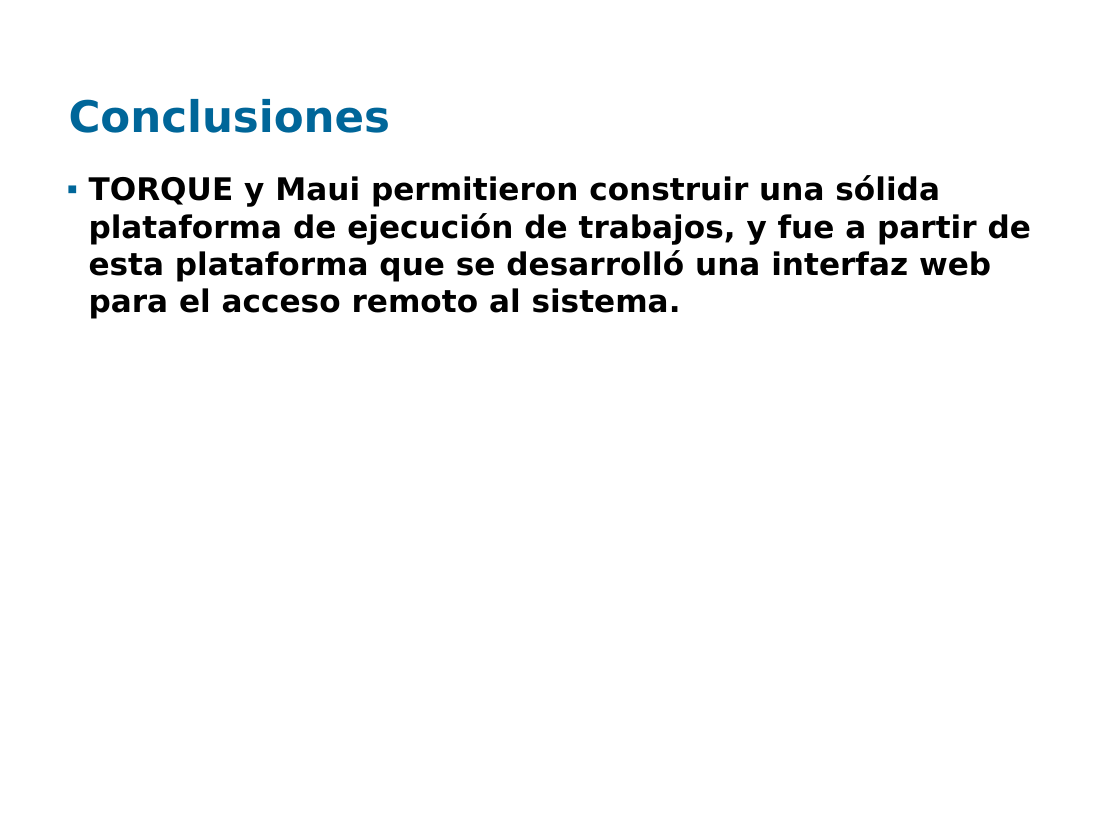
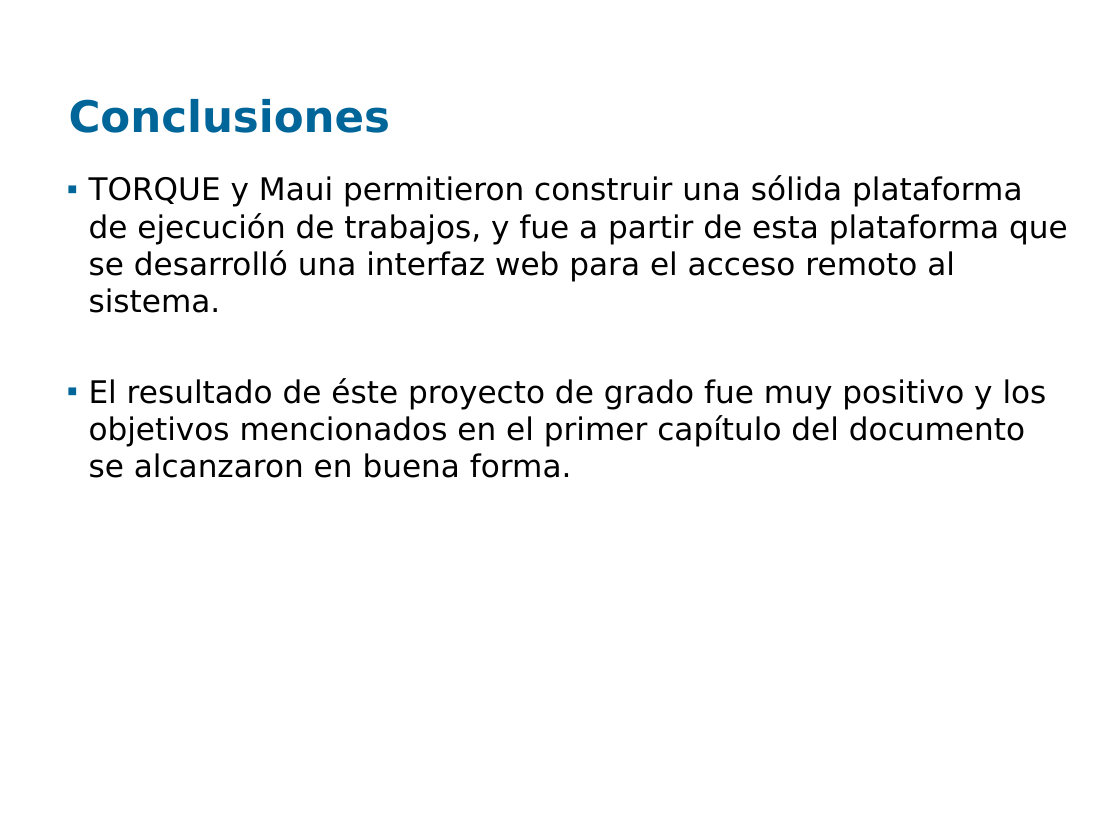
Before and after one commit to santiago-iturriaga/pgruso2007, a slide deck: slide 35 of Documentacion/Presentación Fenton - Final.ppt. Drawn at 1120x840 pixels with LibreOffice and Linux fonts; fonts in the diff are those of the drawing; background and template pictures are left out. Boxes give left, top, right and bottom in pixels: in the first picture for what was removed or moved away, otherwise in the second. Text is boxed around its words. In the diff, an @@ line names an element or a change of style, - is before the commit and + after.

```diff
--- a/Documentacion/Presentación Fenton - Final.ppt
+++ b/Documentacion/Presentación Fenton - Final.ppt
@@ text at (89,175,1068,313): bold off in "TORQUE y Maui permitieron construir una sólida ..." @@
@@ text at (89,378,1047,478): paragraph added @@
+▪ El resultado de éste proyecto de grado fue muy positivo y los objetivos mencionados en el primer capítulo del documento se alcanzaron en buena forma.
```
Also in this commit, not shown: 4 other slides changed.
